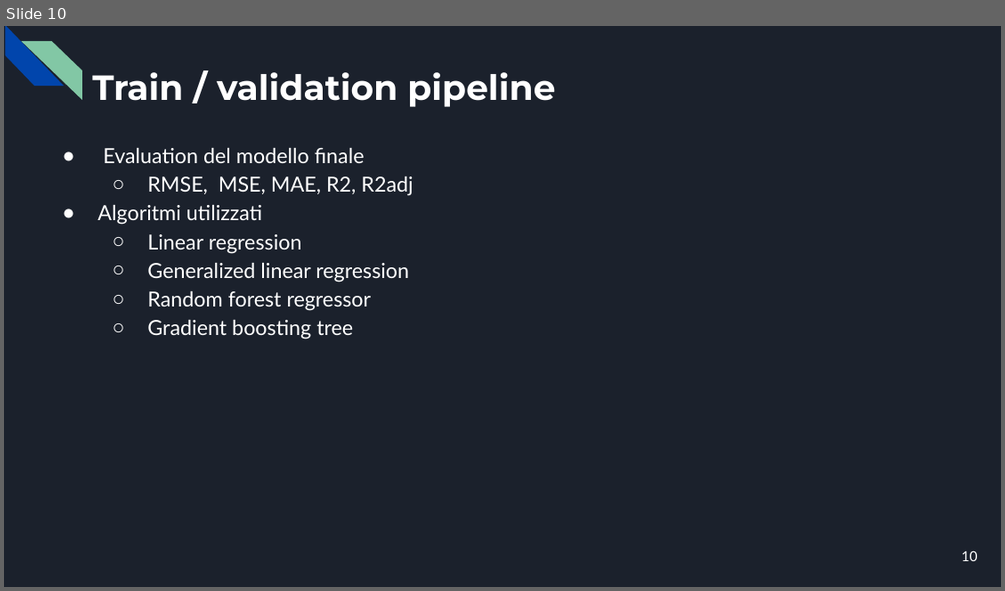
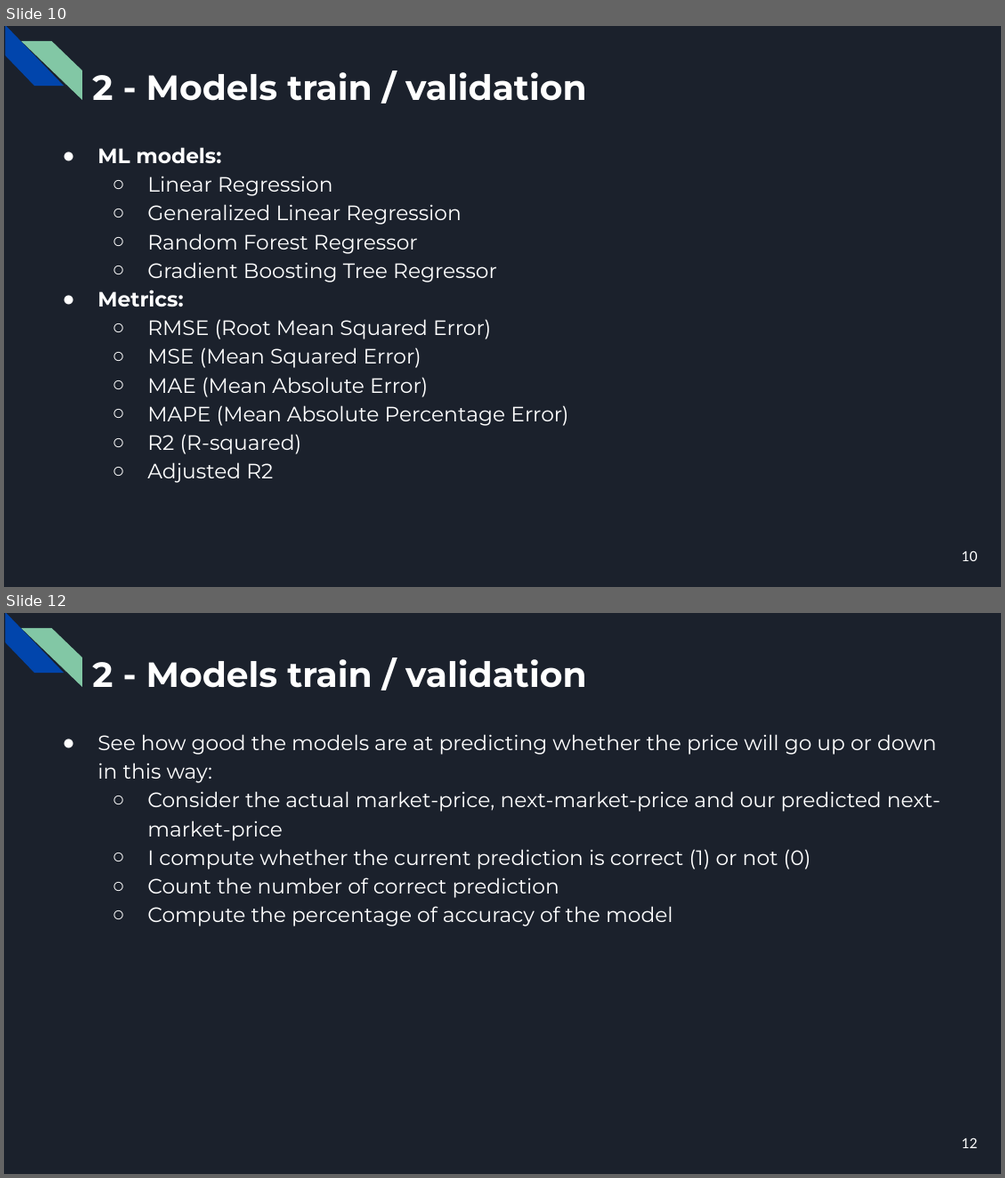
Before and after one commit to CorsiDanilo/bitcoin-price-prediction-with-pyspark, a slide deck: presentation/presentation.pptx. Shown one above the other, each under a label of ours: slide 10 before the commit, slides 10 and 12 after it; the slides between them are not shown. The pictures are 1005x591 and 1005x1178 pixels, drawn with LibreOffice and Linux fonts; fonts in the diff are those of the drawing. Boxes give left, top, right and bottom in pixels: in the first picture for what was removed or moved away, otherwise in the second. Text is boxed around its words. In the diff, an @@ line names an element or a change of style, - is before the commit and + after.

```diff
--- a/presentation/presentation.pptx
+++ b/presentation/presentation.pptx
@@ slide 12 added at [4, 613, 1001, 1174], background #1B212C; not listed: 2 template elements that a slide beside it also shows @@
@@ title added at [92, 659, 586, 688], 25.2 pt, text #FFFFFF, bold @@
+2 - Models train / validation
@@ text added at [97, 734, 940, 926], 15 pt, text #FFFFFF @@
+● See how good the models are at predicting whether the price will go up or down in this way:
+  ○ Consider the actual market-price, next-market-price and our predicted next-market-price
+  ○ I compute whether the current prediction is correct (1) or not (0)
+  ○ Count the number of correct prediction
+  ○ Compute the percentage of accuracy of the model
@@ page number added at [962, 1137, 978, 1148], 10 pt, text #FFFFFF @@
+12
@@ slide 10 changed as well @@
@@ title at [92, 72, 586, 101]: text changed @@
-Train / validation pipeline
+2 - Models train / validation
@@ text at [97, 147, 568, 483]: text changed; font Lato to Montserrat @@
-● Evaluation del modello finale
-  ○ RMSE, MSE, MAE, R2, R2adj
-● Algoritmi utilizzati
-  ○ Linear regression
-  ○ Generalized linear regression
-  ○ Random forest regressor
-  ○ Gradient boosting tree
+● ML models:
+  ○ Linear Regression
+  ○ Generalized Linear Regression
+  ○ Random Forest Regressor
+  ○ Gradient Boosting Tree Regressor
+● Metrics:
+  ○ RMSE (Root Mean Squared Error)
+  ○ MSE (Mean Squared Error)
+  ○ MAE (Mean Absolute Error)
+  ○ MAPE (Mean Absolute Percentage Error)
+  ○ R2 (R-squared)
+  ○ Adjusted R2
```
Also in this commit, not shown: 5 other slides changed, 13 other slides added, 8 slides removed, 2 other files.
